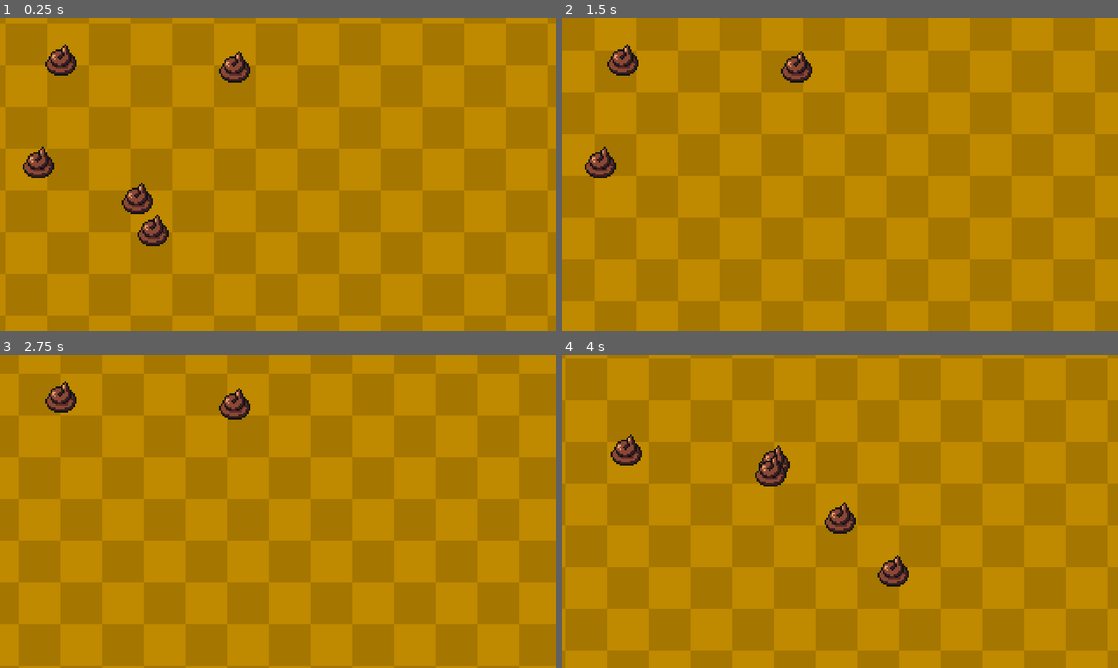
Above: before the commit, frames 1-4 (two rows, left to right).
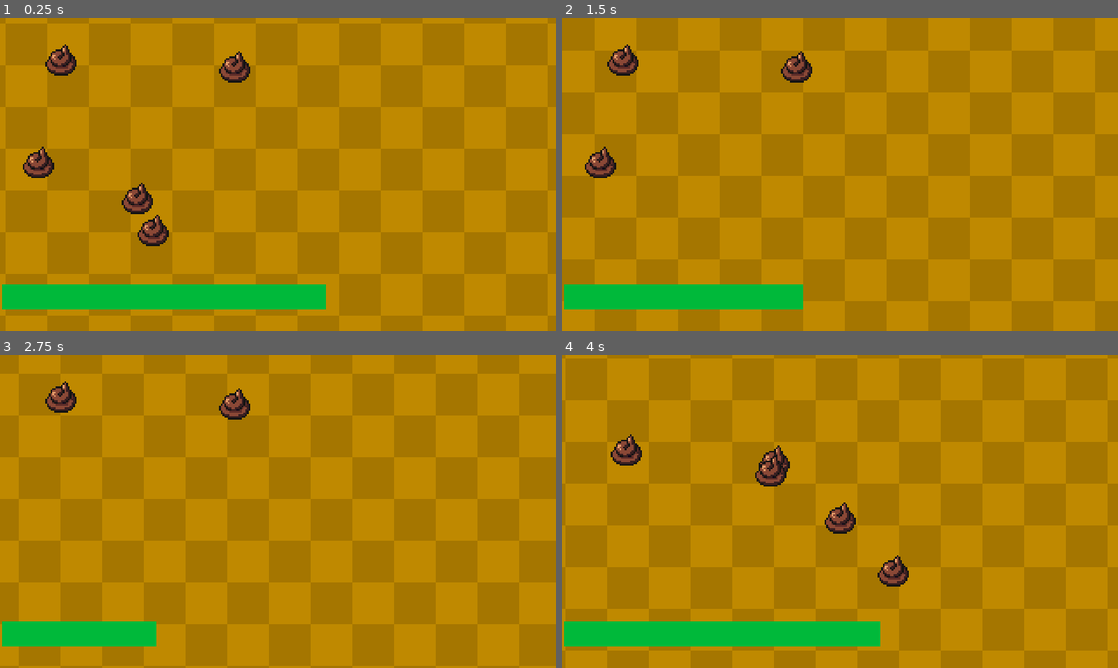
Above: after the commit, the same moments.

Repository: EthanPlant/LD56
Game: Godot game, scene res://scenes/main.tscn
Two runs of this game, one before a commit and one after it. Both use one fixed random seed, a clock stepped at 60 frames per second and the inputs below.
Inputs (mouse positions are in pixels of both pictures, inside the frame that each line leads up to):
- Up to frame 1 (0.25 s): no input
- Up to frame 2 (1.5 s): move the mouse to (701, 199) at 0.52 s; hold Right (ui_right) 0.53-1.28 s; click (701, 199) at 0.6 s; move the mouse to (717, 230) at 1.27 s; hold Left (ui_left) from 1.28 s (still down); click (717, 230) at 1.35 s
- Up to frame 3 (2.75 s): move the mouse to (38, 502) at 2.02 s; release Left (ui_left) at 2.03 s; hold Right (ui_right) from 2.03 s (still down); hold S (move_wand) from 2.03 s (still down); click (38, 502) at 2.3 s
- Up to frame 4 (4 s): move the mouse to (795, 405) at 2.77 s; release S (move_wand) at 2.78 s; click (795, 405) at 2.85 s; move the mouse to (623, 398) at 3.52 s; release Right (ui_right) at 3.53 s; hold Left (ui_left) from 3.53 s (still down); click (623, 398) at 3.6 s

The runs differ from the first frame. In frame 1, 4.7% of the frame differs, in the area x 0-59%, y 85-94%; in frame 2, 3.4%; in frame 3, 2.2%; in frame 4, 4.5%.

Commit message:
Add timer to hud

Diff:
--- a/scenes/minigames/minigame_player.tscn
+++ b/scenes/minigames/minigame_player.tscn
@@ -1,6 +1,17 @@
-[gd_scene load_steps=2 format=3 uid="uid://c4vlqko4xlhbv"]
+[gd_scene load_steps=3 format=3 uid="uid://c4vlqko4xlhbv"]
 
 [ext_resource type="Script" path="res://scripts/minigames/minigame_player.gd" id="1_mppno"]
+[ext_resource type="PackedScene" uid="uid://c8s880iehetw7" path="res://scenes/minigames/timer.tscn" id="2_7gd0i"]
 
 [node name="MinigamePlayer" type="Node2D"]
 script = ExtResource("1_mppno")
+
+[node name="CanvasLayer" type="CanvasLayer" parent="."]
+
+[node name="Timer" parent="CanvasLayer" instance=ExtResource("2_7gd0i")]
+z_index = 1
+offset_left = 2.0
+offset_top = -54.0
+offset_right = 128.0
+offset_bottom = -2.0
+scale = Vector2(0.510638, 0.555556)
--- /dev/null
+++ b/scenes/minigames/timer.tscn
@@ -0,0 +1,20 @@
+[gd_scene load_steps=3 format=3 uid="uid://c8s880iehetw7"]
+
+[sub_resource type="StyleBoxEmpty" id="StyleBoxEmpty_4l0hy"]
+
+[sub_resource type="StyleBoxFlat" id="StyleBoxFlat_qudgu"]
+bg_color = Color(0, 0.724557, 0.228848, 1)
+
+[node name="Timer" type="ProgressBar"]
+custom_minimum_size = Vector2(240, 0)
+anchors_preset = 12
+anchor_top = 1.0
+anchor_right = 1.0
+anchor_bottom = 1.0
+offset_top = -23.0
+grow_horizontal = 2
+grow_vertical = 0
+theme_override_styles/background = SubResource("StyleBoxEmpty_4l0hy")
+theme_override_styles/fill = SubResource("StyleBoxFlat_qudgu")
+value = 100.0
+show_percentage = false
--- a/scripts/minigames/clean_litter/clean_litter.gd
+++ b/scripts/minigames/clean_litter/clean_litter.gd
@@ -5,18 +5,18 @@
 var _poop_list = []
 
 func _ready() -> void:
-    super()
-    var poop_scene = preload("res://scenes/minigames/clean_litter/poop.tscn")
-    for i in range(poop_count):
-        var poop_instance = poop_scene.instantiate()
-        poop_instance.position = Vector2(randf_range(0, 600), randf_range(0, 300))
-        poop_instance.name = "poop%d" % i
-        poop_instance.clicked.connect(_on_poop_clicked)
-        add_child(poop_instance)
-        _poop_list.append(poop_instance)
+	super()
+	var poop_scene = preload("res://scenes/minigames/clean_litter/poop.tscn")
+	for i in range(poop_count):
+		var poop_instance = poop_scene.instantiate()
+		poop_instance.position = Vector2(randf_range(0, 600), randf_range(0, 300))
+		poop_instance.name = "poop%d" % i
+		poop_instance.clicked.connect(_on_poop_clicked)
+		add_child(poop_instance)
+		_poop_list.append(poop_instance)
 
 func _on_poop_clicked(poop_name):
-    var poop = get_node(NodePath(poop_name))
-    if poop.visible:
-        get_node(NodePath(poop_name)).visible = false
-        score += 1
+	var poop = get_node(NodePath(poop_name))
+	if poop.visible:
+		get_node(NodePath(poop_name)).visible = false
+		score += 1
--- a/scripts/minigames/feed_cats/feed_cats.gd
+++ b/scripts/minigames/feed_cats/feed_cats.gd
@@ -1,19 +1,19 @@
 extends Minigame
 
 func _ready() -> void:
-    super()
-    var spawn_timer = Timer.new()
-    spawn_timer.wait_time = 0.75 / Global.speed_mult
-    spawn_timer.one_shot = false
-    spawn_timer.timeout.connect(_on_spawn_timer)
-    add_child(spawn_timer)
-    spawn_timer.start()
+	super()
+	var spawn_timer = Timer.new()
+	spawn_timer.wait_time = 0.75 / Global.speed_mult
+	spawn_timer.one_shot = false
+	spawn_timer.timeout.connect(_on_spawn_timer)
+	add_child(spawn_timer)
+	spawn_timer.start()
 
 func _on_spawn_timer():
-    _spawn_item()
+	_spawn_item()
 
 func _spawn_item() -> void:
-    var item_scene = preload("res://scenes/minigames/feed_cats/food.tscn")
-    var item_instance = item_scene.instantiate()
-    item_instance.position = Vector2(randf_range(0, get_viewport().get_visible_rect().size.x - 40), 0)
-    add_child(item_instance)
+	var item_scene = preload("res://scenes/minigames/feed_cats/food.tscn")
+	var item_instance = item_scene.instantiate()
+	item_instance.position = Vector2(randf_range(0, get_viewport().get_visible_rect().size.x - 40), 0)
+	add_child(item_instance)
--- a/scripts/minigames/minigame.gd
+++ b/scripts/minigames/minigame.gd
@@ -7,16 +7,16 @@
 @export var duration = 5.0
 @export var threshold = 5.0
 var score
-var _timer
+var timer
 
 func _ready() -> void:
     score = 0
-    _timer = Timer.new()
-    _timer.wait_time = duration / Global.speed_mult
-    _timer.timeout.connect(_on_timer_timeout)
-    _timer.one_shot = true
-    add_child(_timer)
-    _timer.start()
+    timer = Timer.new()
+    timer.wait_time = duration / Global.speed_mult
+    timer.timeout.connect(_on_timer_timeout)
+    timer.one_shot = true
+    add_child(timer)
+    timer.start()
 
 func _process(_delta: float) -> void:
     check_score()
--- a/scripts/minigames/minigame_player.gd
+++ b/scripts/minigames/minigame_player.gd
@@ -3,10 +3,15 @@
 var _minigames = ["feed_cats", "clean_litter", "pet_cat", "play_with"]
 var _current_game
 var _games_played
+var _timer
 
 func _ready() -> void:
 	_games_played = -1
+	_timer = $CanvasLayer/Timer
 	_switch_game()
+
+func _process(delta: float) -> void:
+	_timer.value = _current_game.timer.time_left
 
 func _switch_game():
 	_games_played += 1
@@ -23,6 +28,7 @@
 	game_scene.game_won.connect(_on_minigame_win)
 	game_scene.game_lost.connect(_on_minigame_loss)
 	_current_game = game_scene
+	_timer.max_value = _current_game.duration
 
 func _on_minigame_win():
 	_current_game.queue_free()
